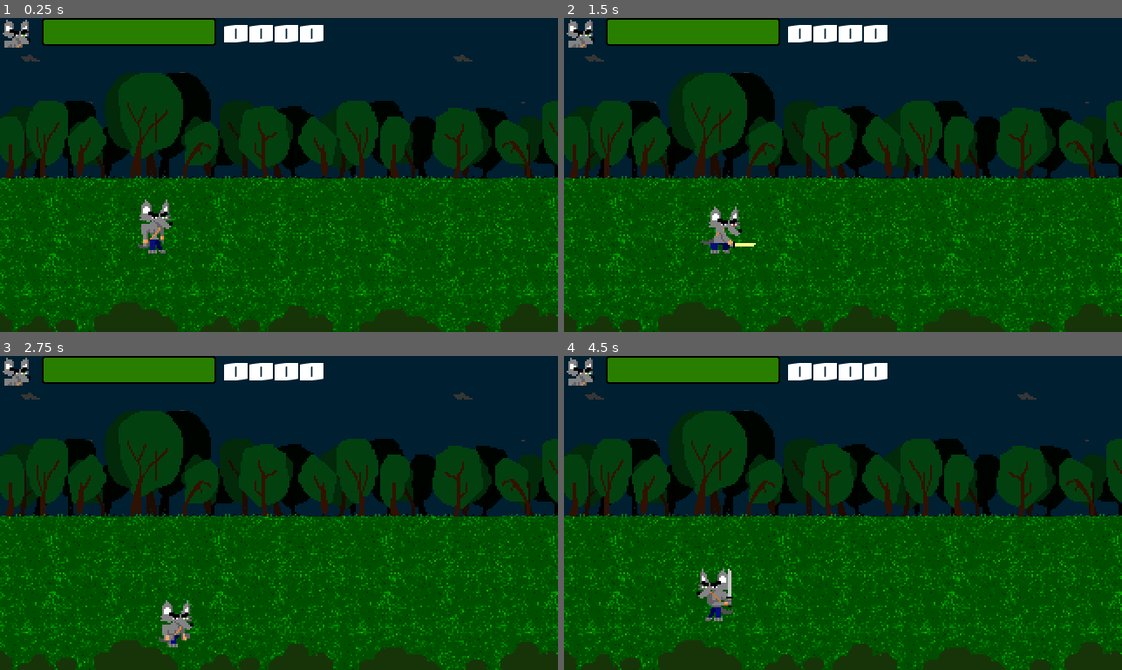
Above: before the commit, frames 1-4 (two rows, left to right).
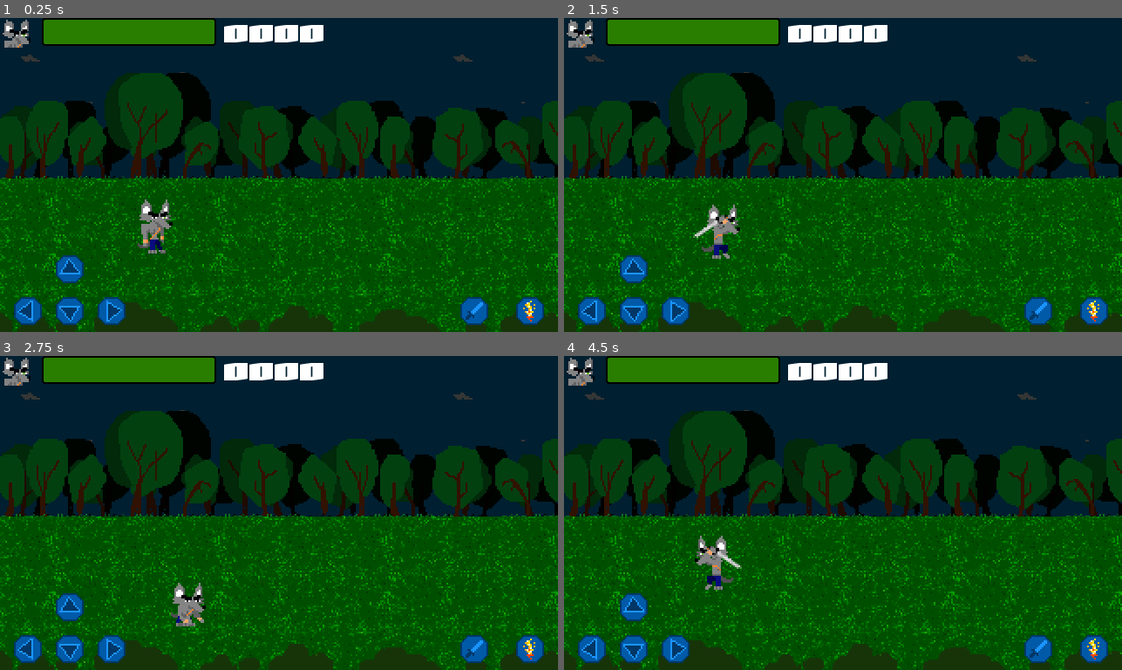
Above: after the commit, the same moments.

Repository: imikado/dupotBeatAndMatchToPass
Game: Godot game, scene res://src/Levels/LevelTemplate.tscn
The game is run twice, just before and just after one commit, with the same random seed, the same clock (stepped at 60 frames per second) and the same inputs.
Inputs:
- Up to frame 1 (0.25 s): no input
- Up to frame 2 (1.5 s): tap Enter (attack) at 0.5, 0.6, 1.35 s; hold Right (move_right) 0.53-1.28 s; hold Down (move_down) from 1.28 s (still down)
- Up to frame 3 (2.75 s): release Down (move_down) at 2.03 s; hold Right (move_right) from 2.03 s (still down); tap Enter (attack) at 2.1 s
- Up to frame 4 (4.5 s): release Right (move_right) at 2.78 s; hold Up (move_up) 2.78-3.53 s; tap Enter (attack) at 2.85, 3.6, 4.35 s; hold Left (move_left) from 3.53 s (still down)

The runs differ from the first frame. In frame 1, 2.2% of the frame differs, in the area x 2-98%, y 75-98%; in frame 2, 2.8%; in frame 3, 3.1%; in frame 4, 3.4%, in the area x 2-98%, y 57-98%.

Commit message:
AJout barrieres avec gestion dynamique par type energie va a la barriere la plus proche acceleration animation d'attaque (qui devra etre redessiner pour faire plus combo ajout navigation tactile (pour faciliter les retours des tester sur mobile

Diff:
--- a/project.godot
+++ b/project.godot
@@ -234,6 +234,11 @@
 
 pointing/emulate_touch_from_mouse=true
 
+[layer_names]
+
+2d_physics/layer_1="player"
+2d_physics/layer_2="enemies"
+
 [physics]
 
 common/enable_pause_aware_picking=true
--- a/src/Actors/Players/Player.gd
+++ b/src/Actors/Players/Player.gd
@@ -4,7 +4,7 @@
 const MAX_LIFE=100.0
 var _life:=100.0
 
-var _damage=10
+var _damage=40
 
 #onready var _animationTree := get_node("AnimationTree")
 onready var _camera:=get_node("Camera2D")
--- a/src/Actors/Players/Player.tscn
+++ b/src/Actors/Players/Player.tscn
@@ -20,18 +20,18 @@
 
 [sub_resource type="Animation" id=46]
 resource_name = "attacking_01_right"
-length = 0.5
-tracks/0/type = "value"
-tracks/0/path = NodePath("BodyPivot/AnimatedSprite:frame")
-tracks/0/interp = 1
-tracks/0/loop_wrap = true
-tracks/0/imported = false
-tracks/0/enabled = true
-tracks/0/keys = {
-"times": PoolRealArray( 0, 0.2, 0.4 ),
-"transitions": PoolRealArray( 1, 1, 1 ),
-"update": 1,
-"values": [ 0, 1, 2 ]
+length = 0.4
+tracks/0/type = "value"
+tracks/0/path = NodePath("BodyPivot/AnimatedSprite:frame")
+tracks/0/interp = 1
+tracks/0/loop_wrap = true
+tracks/0/imported = false
+tracks/0/enabled = true
+tracks/0/keys = {
+"times": PoolRealArray( 0, 0.1, 0.2, 0.3 ),
+"transitions": PoolRealArray( 1, 1, 1, 1 ),
+"update": 1,
+"values": [ 0, 1, 2, 3 ]
 }
 tracks/1/type = "value"
 tracks/1/path = NodePath("BodyPivot/AnimatedSprite:animation")
@@ -52,7 +52,7 @@
 tracks/2/imported = false
 tracks/2/enabled = true
 tracks/2/keys = {
-"times": PoolRealArray( 0, 0.4, 0.5 ),
+"times": PoolRealArray( 0, 0.3, 0.4 ),
 "transitions": PoolRealArray( 1, 1, 1 ),
 "update": 1,
 "values": [ true, false, true ]
@@ -60,15 +60,15 @@
 
 [sub_resource type="Animation" id=51]
 resource_name = "attacking_02_right"
-length = 0.5
-tracks/0/type = "value"
-tracks/0/path = NodePath("BodyPivot/AnimatedSprite:frame")
-tracks/0/interp = 1
-tracks/0/loop_wrap = true
-tracks/0/imported = false
-tracks/0/enabled = true
-tracks/0/keys = {
-"times": PoolRealArray( 0, 0.2, 0.4 ),
+length = 0.4
+tracks/0/type = "value"
+tracks/0/path = NodePath("BodyPivot/AnimatedSprite:frame")
+tracks/0/interp = 1
+tracks/0/loop_wrap = true
+tracks/0/imported = false
+tracks/0/enabled = true
+tracks/0/keys = {
+"times": PoolRealArray( 0, 0.1, 0.2 ),
 "transitions": PoolRealArray( 1, 1, 1 ),
 "update": 1,
 "values": [ 0, 1, 2 ]
@@ -92,7 +92,7 @@
 tracks/2/imported = false
 tracks/2/enabled = true
 tracks/2/keys = {
-"times": PoolRealArray( 0, 0.4, 0.5 ),
+"times": PoolRealArray( 0, 0.2, 0.3 ),
 "transitions": PoolRealArray( 1, 1, 1 ),
 "update": 1,
 "values": [ true, false, true ]
@@ -100,15 +100,15 @@
 
 [sub_resource type="Animation" id=55]
 resource_name = "attacking_03_right"
-length = 0.5
-tracks/0/type = "value"
-tracks/0/path = NodePath("BodyPivot/AnimatedSprite:frame")
-tracks/0/interp = 1
-tracks/0/loop_wrap = true
-tracks/0/imported = false
-tracks/0/enabled = true
-tracks/0/keys = {
-"times": PoolRealArray( 0, 0.2, 0.4 ),
+length = 0.4
+tracks/0/type = "value"
+tracks/0/path = NodePath("BodyPivot/AnimatedSprite:frame")
+tracks/0/interp = 1
+tracks/0/loop_wrap = true
+tracks/0/imported = false
+tracks/0/enabled = true
+tracks/0/keys = {
+"times": PoolRealArray( 0, 0.1, 0.2 ),
 "transitions": PoolRealArray( 1, 1, 1 ),
 "update": 1,
 "values": [ 0, 1, 2 ]
@@ -132,7 +132,7 @@
 tracks/2/imported = false
 tracks/2/enabled = true
 tracks/2/keys = {
-"times": PoolRealArray( 0, 0.4, 0.5 ),
+"times": PoolRealArray( 0, 0.2, 0.3 ),
 "transitions": PoolRealArray( 1, 1, 1 ),
 "update": 1,
 "values": [ true, false, true ]
@@ -140,15 +140,15 @@
 
 [sub_resource type="Animation" id=59]
 resource_name = "attacking_04_right"
-length = 0.5
-tracks/0/type = "value"
-tracks/0/path = NodePath("BodyPivot/AnimatedSprite:frame")
-tracks/0/interp = 1
-tracks/0/loop_wrap = true
-tracks/0/imported = false
-tracks/0/enabled = true
-tracks/0/keys = {
-"times": PoolRealArray( 0, 0.2, 0.4 ),
+length = 0.4
+tracks/0/type = "value"
+tracks/0/path = NodePath("BodyPivot/AnimatedSprite:frame")
+tracks/0/interp = 1
+tracks/0/loop_wrap = true
+tracks/0/imported = false
+tracks/0/enabled = true
+tracks/0/keys = {
+"times": PoolRealArray( 0, 0.1, 0.2 ),
 "transitions": PoolRealArray( 1, 1, 1 ),
 "update": 1,
 "values": [ 0, 1, 2 ]
@@ -172,7 +172,7 @@
 tracks/2/imported = false
 tracks/2/enabled = true
 tracks/2/keys = {
-"times": PoolRealArray( 0, 0.4, 0.5 ),
+"times": PoolRealArray( 0, 0.2, 0.3 ),
 "transitions": PoolRealArray( 1, 1, 1 ),
 "update": 1,
 "values": [ true, false, true ]
@@ -397,6 +397,7 @@
 extents = Vector2( 3, 5.25 )
 
 [node name="Player" type="KinematicBody2D"]
+collision_mask = 3
 script = ExtResource( 1 )
 
 [node name="BodyPivot" type="Position2D" parent="."]
@@ -414,10 +415,11 @@
 [node name="AnimatedSprite" type="AnimatedSprite" parent="BodyPivot"]
 position = Vector2( -1, -32 )
 frames = SubResource( 10 )
-animation = "attacking03"
+animation = "attacking04"
 
 [node name="HitBox" type="Area2D" parent="BodyPivot"]
 position = Vector2( 0, -12 )
+collision_mask = 2
 
 [node name="CollisionShape2D" type="CollisionShape2D" parent="BodyPivot/HitBox"]
 position = Vector2( 15, -5 )
--- a/src/Actors/SimpleEnemies/Ant.tscn
+++ b/src/Actors/SimpleEnemies/Ant.tscn
@@ -276,6 +276,8 @@
 height = 7.99997
 
 [node name="Ant" type="KinematicBody2D"]
+collision_layer = 2
+collision_mask = 2
 script = ExtResource( 2 )
 
 [node name="BodyPivot" type="Position2D" parent="."]
--- a/src/Common/Abstract/Enemy.gd
+++ b/src/Common/Abstract/Enemy.gd
@@ -7,6 +7,7 @@
 var _damage:=10
 const MAX_LIFE=50.0
 var _life:=50.0
+var _type= Game.ENEMY_TYPE_LIST.ANT
 
 onready var _animationPlayer:=get_node("BodyPivot/AnimationPlayer")
 onready var _tween:=get_node("Tween")
@@ -16,6 +17,8 @@
 
 var look_direction = Vector2(1, 0) setget set_look_direction
 
+func get_type():
+	return _type
 
 func update_enemy_life(start_value:float, end_value:float)->void:
 
--- a/src/Common/Autoload/Game.gd
+++ b/src/Common/Autoload/Game.gd
@@ -1,6 +1,8 @@
 extends Node
 
 const GROUP_ENEMY:="enemy"
+
+enum ENEMY_TYPE_LIST { ANT, SPIDER, BEETLE}
 
 var _is_debug:=false
 
--- a/src/Common/Levels/ElectricalBarrier.gd
+++ b/src/Common/Levels/ElectricalBarrier.gd
@@ -1,17 +1,62 @@
 extends Node2D
 
+signal is_visible
+
 var energy_count=0
-const MAX_ENERGY=7
+const MAX_ENERGY=6
+
+export(Game.ENEMY_TYPE_LIST) var type :=   Game.ENEMY_TYPE_LIST.ANT
 
 onready var _animatedSprite :=get_node("AnimatedSprite")
 onready var _animatedSpriteProgress :=get_node("AnimatedSprite2")
 
+onready var _barrier := get_node("barrier")
+onready var _collisision := get_node("StaticBody2D/CollisionShape2D")
+
+onready var _icons := get_node("icons")
+
+
+var _type_icon_list :={}
+
 func _ready() -> void:
 	_animatedSprite.play()
+
+	_type_icon_list ={
+		Game.ENEMY_TYPE_LIST.ANT : get_node("icons/ant"),
+		Game.ENEMY_TYPE_LIST.SPIDER : get_node("icons/spider"),
+		Game.ENEMY_TYPE_LIST.BEETLE : get_node("icons/beetle")
+	}
+
+	for icon_loop in _icons.get_children():
+		icon_loop.visible=false
+
+	_type_icon_list[type].visible=true
+
+
+func get_type():
+	return type
+
+
+func enable_barrier():
+	_barrier.visible=true
+	_collisision.disabled=false
+
+func disable_barrier():
+	_barrier.visible=false
+	_collisision.disabled=true
 
 func increment():
 	energy_count+=1
 	if energy_count > MAX_ENERGY:
 		energy_count=0
+		enable_barrier()
 
-	_animatedSpriteProgress.frame=energy_count+1
+	_animatedSpriteProgress.frame=energy_count
+
+	if energy_count==MAX_ENERGY:
+		disable_barrier()
+
+
+func _on_VisibilityNotifier2D_screen_entered() -> void:
+	emit_signal("is_visible")
+	pass # Replace with function body.
--- a/src/Common/Levels/ElectricalBarrier.tscn
+++ b/src/Common/Levels/ElectricalBarrier.tscn
@@ -75,19 +75,6 @@
 position = Vector2( 1, 0 )
 frames = SubResource( 5 )
 
-[node name="Line2D" type="Line2D" parent="."]
-position = Vector2( 1, 5.115 )
-scale = Vector2( 1, 1.01904 )
-points = PoolVector2Array( 0, -4, 0, 78 )
-width = 1.0
-default_color = Color( 1, 0.0196078, 0.0196078, 1 )
-
-[node name="CPUParticles2D" type="CPUParticles2D" parent="."]
-position = Vector2( 1, 2 )
-amount = 5
-spread = 0.0
-gravity = Vector2( 0, 300 )
-
 [node name="StaticBody2D" type="StaticBody2D" parent="."]
 visible = false
 
@@ -95,8 +82,37 @@
 position = Vector2( 1, 86.5 )
 shape = SubResource( 1 )
 
-[node name="icon" type="Node2D" parent="."]
+[node name="icons" type="Node2D" parent="."]
 
-[node name="ant" type="Sprite" parent="icon"]
+[node name="ant" type="Sprite" parent="icons"]
 position = Vector2( -1, -11 )
 texture = ExtResource( 4 )
+
+[node name="spider" type="Sprite" parent="icons"]
+modulate = Color( 0.427451, 0.564706, 0.0862745, 1 )
+position = Vector2( -1, -11 )
+texture = ExtResource( 4 )
+
+[node name="beetle" type="Sprite" parent="icons"]
+modulate = Color( 0.537255, 0.00392157, 0.00392157, 1 )
+position = Vector2( -1, -11 )
+texture = ExtResource( 4 )
+
+[node name="barrier" type="Node2D" parent="."]
+
+[node name="Line2D" type="Line2D" parent="barrier"]
+position = Vector2( 1, 5.115 )
+scale = Vector2( 1, 1.01904 )
+points = PoolVector2Array( 0, -4, 0, 78 )
+width = 1.0
+default_color = Color( 1, 0.0196078, 0.0196078, 1 )
+
+[node name="CPUParticles2D" type="CPUParticles2D" parent="barrier"]
+position = Vector2( 1, 2 )
+amount = 5
+spread = 0.0
+gravity = Vector2( 0, 300 )
+
+[node name="VisibilityNotifier2D" type="VisibilityNotifier2D" parent="."]
+
+[connection signal="screen_entered" from="VisibilityNotifier2D" to="." method="_on_VisibilityNotifier2D_screen_entered"]
--- a/src/Common/Levels/Energy.gd
+++ b/src/Common/Levels/Energy.gd
@@ -2,6 +2,9 @@
 
 var _target=null
 var _speed=100
+
+func _ready() -> void:
+	$AnimatedSprite.play()
 
 func set_target(target):
 	_target=target
--- /dev/null
+++ b/src/Common/UI/Controls.tscn
@@ -0,0 +1,40 @@
+[gd_scene load_steps=4 format=2]
+
+[ext_resource path="res://src/Common/UI/Controls/Arrow.png" type="Texture" id=1]
+[ext_resource path="res://src/Common/UI/Controls/Attack01.png" type="Texture" id=2]
+[ext_resource path="res://src/Common/UI/Controls/Attack02.png" type="Texture" id=3]
+
+[node name="Controls" type="CanvasLayer"]
+
+[node name="left" type="TouchScreenButton" parent="."]
+position = Vector2( 24, 176 )
+rotation = 3.14159
+normal = ExtResource( 1 )
+action = "move_left"
+
+[node name="right" type="TouchScreenButton" parent="."]
+position = Vector2( 56, 160 )
+normal = ExtResource( 1 )
+action = "move_right"
+
+[node name="up" type="TouchScreenButton" parent="."]
+position = Vector2( 32, 152 )
+rotation = -1.5708
+normal = ExtResource( 1 )
+action = "move_up"
+
+[node name="down" type="TouchScreenButton" parent="."]
+position = Vector2( 48, 160 )
+rotation = 1.5708
+normal = ExtResource( 1 )
+action = "move_down"
+
+[node name="attack1" type="TouchScreenButton" parent="."]
+position = Vector2( 264, 160 )
+normal = ExtResource( 2 )
+action = "attack"
+
+[node name="attack2" type="TouchScreenButton" parent="."]
+position = Vector2( 296, 160 )
+normal = ExtResource( 3 )
+action = "attack2"
--- a/src/Levels/LevelTemplate.gd
+++ b/src/Levels/LevelTemplate.gd
@@ -17,9 +17,12 @@
 onready var _spawnPositionRight:=get_node("Player/SpawnPosition2DRight")
 onready var _spawnPositionRight2:=get_node("Player/SpawnPosition2DRight2")
 
-onready var _electricalBarrier01 := get_node("ElectricalBarriers/01/ElectricalBarrier")
 
-var score:=0
+onready var _electricalBarriers := get_node("ElectricalBarriers")
+
+var _score:=0
+
+var _active_barrier_list:=[]
 
 func _ready() -> void:
 	player.set_camera_limit_rect(cameraLimitRect)
@@ -29,23 +32,57 @@
 
 	Events.connect("actor_took_damage",self,"_on_actor_took_damage")
 
+	for GroupLoop in _electricalBarriers.get_children():
+		for BarrierLoop in GroupLoop.get_children():
+			BarrierLoop.connect("is_visible",self,"_on_barrier_is_visible",[BarrierLoop])
+
+
+func _on_barrier_is_visible(barrier):
+	if false==_active_barrier_list.has(barrier):
+		_active_barrier_list.append(barrier)
 
 
 func _on_player_healt_changed(newLife:float):
 	hud.update_player_life(newLife)
+
 
 func _on_actor_healt_changed(actor:KinematicBody2D,previous_value:float,new_value:float):
 	actor.update_enemy_life (previous_value,new_value)
 
 
 	if new_value <= 0.0:
-		score+=10
-		hud.update_score( score )
+		_score+=10
+		hud.update_score( _score )
 
 		var new_energy = Energie.instance()
 		new_energy.global_position=actor.global_position
 		add_child(new_energy)
-		new_energy.set_target( _electricalBarrier01)
+		var barrier_target = find_barrier_for_actor(actor)
+		if barrier_target:
+			new_energy.set_target( barrier_target)
+		else:
+			print_debug("Error to find active barrier")
+
+
+func find_barrier_for_actor(actor:KinematicBody2D):
+
+	var near_distance=100
+	var nearer_barrier=null
+
+	for barrier_loop in _active_barrier_list:
+		if actor.get_type() == barrier_loop.get_type():
+			var distance_to_barrier=actor.global_position.distance_to(barrier_loop.global_position)
+
+			if nearer_barrier==null:
+				nearer_barrier=barrier_loop
+				near_distance=distance_to_barrier
+			else:
+
+				if distance_to_barrier < near_distance :
+					nearer_barrier=barrier_loop
+					near_distance=distance_to_barrier
+
+	return nearer_barrier
 
 func _on_actor_took_damage(actor,damage):
 	#if actor.has_method("get_life"):
@@ -61,8 +98,6 @@
 
 	enemy_spawn.set_global_position(spawn_position.global_position+offset)
 
-
-	pass
 
 func _on_spawn01_screen_entered() -> void:
 	spawn_enemy_on_position(Ant,_spawnPositionLeft)
--- a/src/Levels/LevelTemplate.tscn
+++ b/src/Levels/LevelTemplate.tscn
@@ -11,6 +11,7 @@
 [ext_resource path="res://src/Levels/Camera2D.gd" type="Script" id=9]
 [ext_resource path="res://src/Common/Levels/limit_walking_horiz.tscn" type="PackedScene" id=10]
 [ext_resource path="res://src/Common/Levels/limit_wakling_vert.tscn" type="PackedScene" id=11]
+[ext_resource path="res://src/Common/UI/Controls.tscn" type="PackedScene" id=12]
 
 [sub_resource type="TileSet" id=1]
 0/name = "background.png 0"
@@ -144,7 +145,7 @@
 position = Vector2( 588, 163 )
 
 [node name="spawn03" type="VisibilityNotifier2D" parent="spawnEnemiesNotifier"]
-position = Vector2( 824, 163 )
+position = Vector2( 1011, 163 )
 
 [node name="Timer" type="Timer" parent="."]
 
@@ -156,6 +157,23 @@
 [node name="ElectricalBarrier" parent="ElectricalBarriers/01" instance=ExtResource( 4 )]
 position = Vector2( -418, -45 )
 
+[node name="02" type="Node2D" parent="ElectricalBarriers"]
+
+[node name="ElectricalBarrier" parent="ElectricalBarriers/02" instance=ExtResource( 4 )]
+position = Vector2( -49, -45 )
+
+[node name="03" type="Node2D" parent="ElectricalBarriers"]
+
+[node name="ElectricalBarrier" parent="ElectricalBarriers/03" instance=ExtResource( 4 )]
+position = Vector2( 401, -45 )
+
+[node name="ElectricalBarrier2" parent="ElectricalBarriers/03" instance=ExtResource( 4 )]
+position = Vector2( 431, -45 )
+type = 2
+
+[node name="Controls" parent="." instance=ExtResource( 12 )]
+layer = 128
+
 [connection signal="screen_entered" from="spawnEnemiesNotifier/spawn01" to="." method="_on_spawn01_screen_entered"]
 [connection signal="screen_entered" from="spawnEnemiesNotifier/spawn02" to="." method="_on_spawn02_screen_entered"]
 [connection signal="screen_entered" from="spawnEnemiesNotifier/spawn03" to="." method="_on_spawn03_screen_entered"]
Binary file added: src/Common/UI/Controls/Arrow.png
Not shown, added: src/Common/UI/Controls/Arrow.png.import
Binary file added: src/Common/UI/Controls/Attack01.png
Not shown, added: src/Common/UI/Controls/Attack01.png.import
Binary file added: src/Common/UI/Controls/Attack02.png
Not shown, added: src/Common/UI/Controls/Attack02.png.import
Not shown: 1 places in src/Levels/LevelTemplate.tscn that only renumber resources
